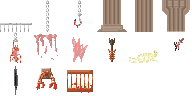
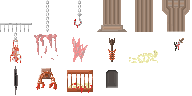
Comparing the layer stacks of the two 192 × 96 images. Changes:
added layer "Layer 7" above "Layer 5" over <box>106,70,118,88</box>
